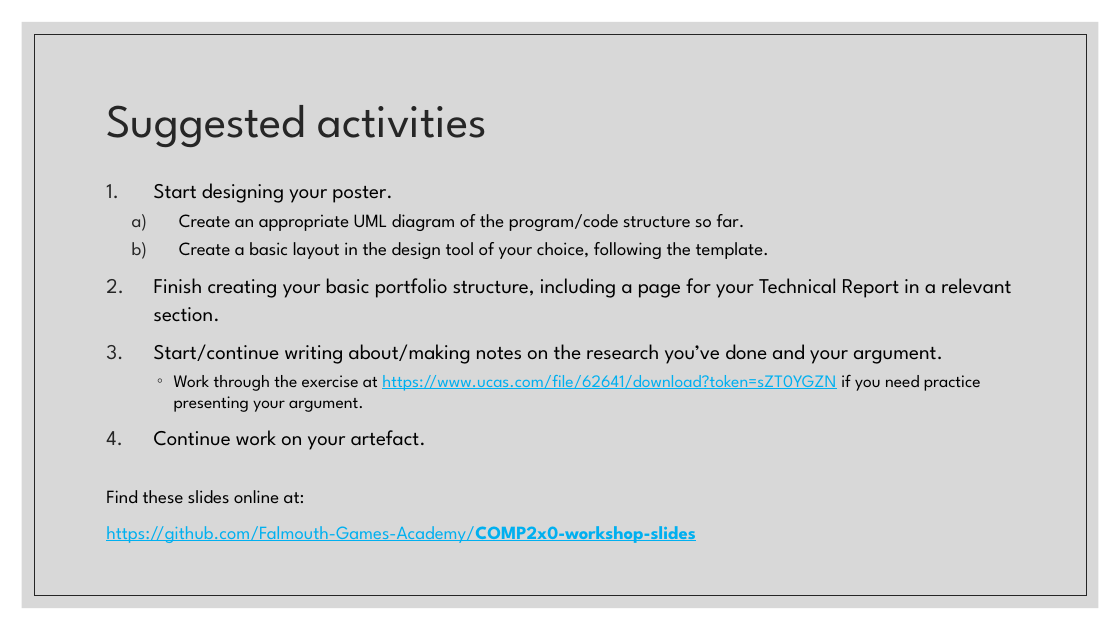
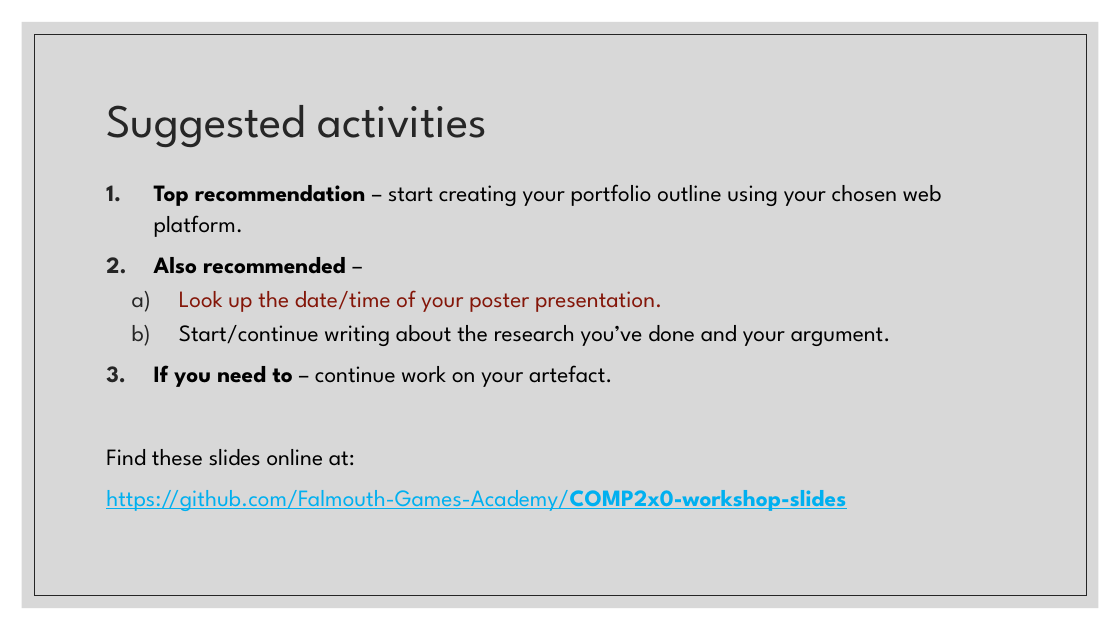
Before and after one commit to Falmouth-Games-Academy/COMP2x0-workshop-slides, a slide deck: slide 5 of COMP2x0-portfolio-workshop-05.pptx (slide 11 before the commit). Drawn at 1120x630 pixels with LibreOffice and Linux fonts; fonts in the diff are those of the drawing. Boxes give left, top, right and bottom in pixels: in the first picture for what was removed or moved away, otherwise in the second. Text is boxed around its words. In the diff, an @@ line names an element or a change of style, - is before the commit and + after.

```diff
--- a/COMP2x0-portfolio-workshop-05.pptx
+++ b/COMP2x0-portfolio-workshop-05.pptx
@@ text at (154, 184, 942, 387): text changed; size 18 to 20 pt @@
-1. Start designing your poster.
-  a) Create an appropriate UML diagram of the program/code structure so far.
-  b) Create a basic layout in the design tool of your choice, following the template.
-2. Finish creating your basic portfolio structure, including a page for your Technical Report in a relevant section.
-3. Start/continue writing about/making notes on the research you’ve done and your argument.
-    ◦ Work through the exercise at https://www.ucas.com/file/62641/download?token=sZT0YGZN if you need practice presenting your argument.
-4. Continue work on your artefact.
+1. Top recommendation – start creating your portfolio outline using your chosen web platform.
+2. Also recommended –
+  a) Look up the date/time of your poster presentation.
+  b) Start/continue writing about the research you’ve done and your argument.
+3. If you need to – continue work on your artefact.
@@ text at (106, 449, 846, 511): size 16 to 20 pt in "Find these slides online at:", "https://github.com/Falmouth-Games-Academy/COMP2x0-workshop-s ..." @@
```
Also in this commit, not shown: 2 other slides changed, 1 slide added, 6 slides removed, 2 other files.
